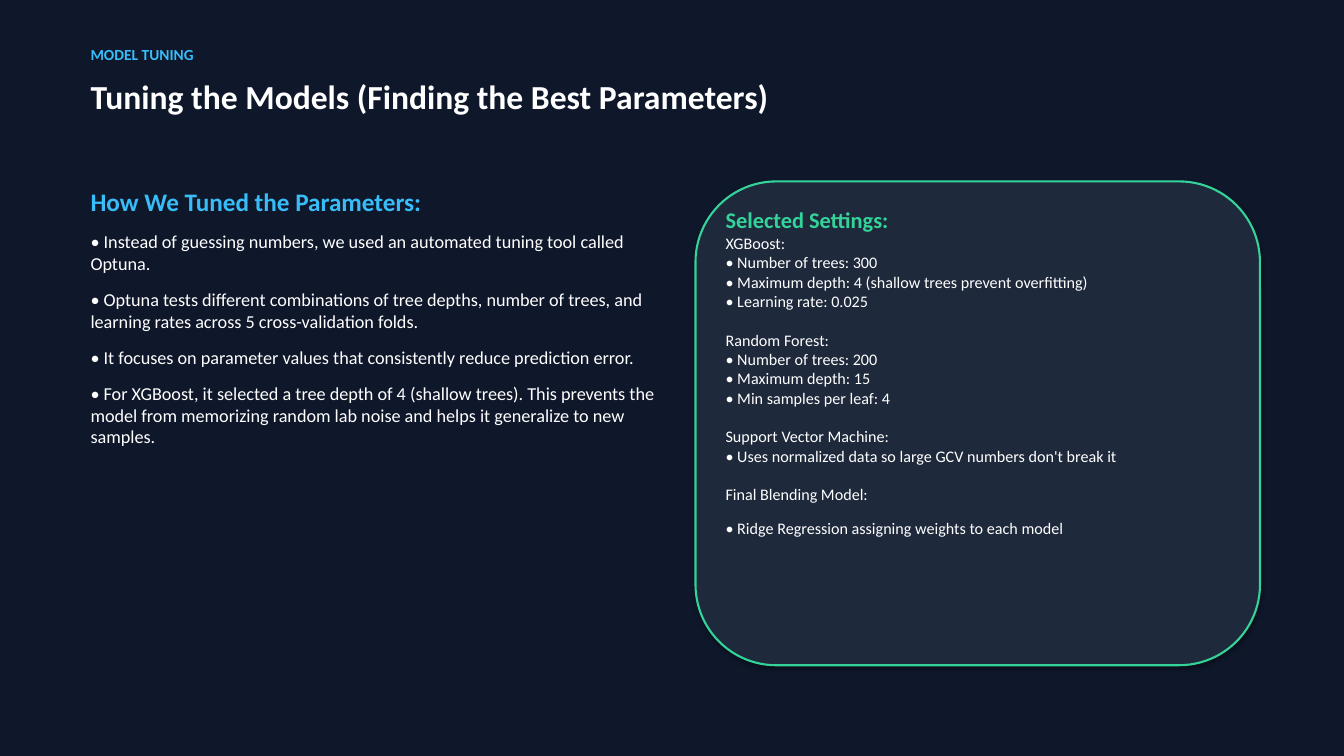
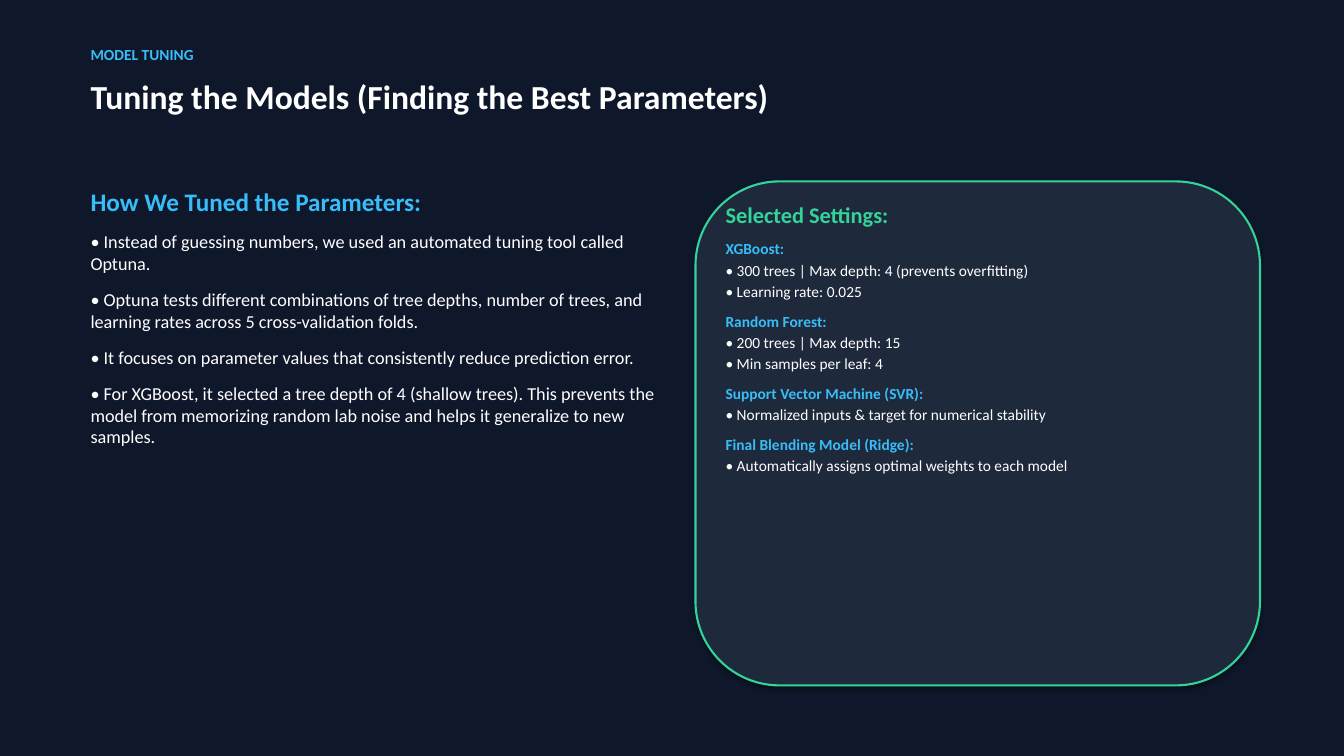
Before and after one commit to anurag-mitti/gcv_predictor, a slide deck: slide 6 of Coal_GCV_Prediction_Presentation.pptx (slide 7 before the commit). Drawn at 1344x756 pixels with LibreOffice and Linux fonts; fonts in the diff are those of the drawing. Boxes give left, top, right and bottom in pixels: in the first picture for what was removed or moved away, otherwise in the second. Text is boxed around its words. In the diff, an @@ line names an element or a change of style, - is before the commit and + after.

```diff
--- a/Coal_GCV_Prediction_Presentation.pptx
+++ b/Coal_GCV_Prediction_Presentation.pptx
@@ rounded rectangle: place and size @@
-rounded rectangle at box(696, 181, 1260, 665)
+rounded rectangle at box(696, 181, 1260, 686)
@@ text at box(726, 244, 1068, 474): text changed; size 11.5 to 11 pt @@
-XGBoost:
-• Number of trees: 300
-• Maximum depth: 4 (shallow trees prevent overfitting)
-• Learning rate: 0.025
-Random Forest:
-• Number of trees: 200
-• Maximum depth: 15
-• Min samples per leaf: 4
-Support Vector Machine:
-• Uses normalized data so large GCV numbers don't break it
-Final Blending Model:
-• Ridge Regression assigning weights to each model
+XGBoost:
+• 300 trees | Max depth: 4 (prevents overfitting)
+• Learning rate: 0.025
+Random Forest:
+• 200 trees | Max depth: 15
+• Min samples per leaf: 4
+Support Vector Machine (SVR):
+• Normalized inputs & target for numerical stability
+Final Blending Model (Ridge):
+• Automatically assigns optimal weights to each model
```
Also in this commit, not shown: 2 other slides changed, 2 slides removed, 1 other file.
